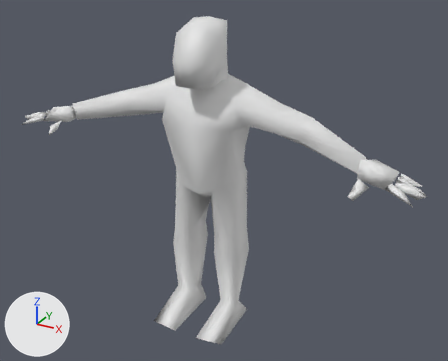
Before and after pictures for a commit that changed the FBX model Project_clone_0/Assets/_Model/Human Model.fbx.
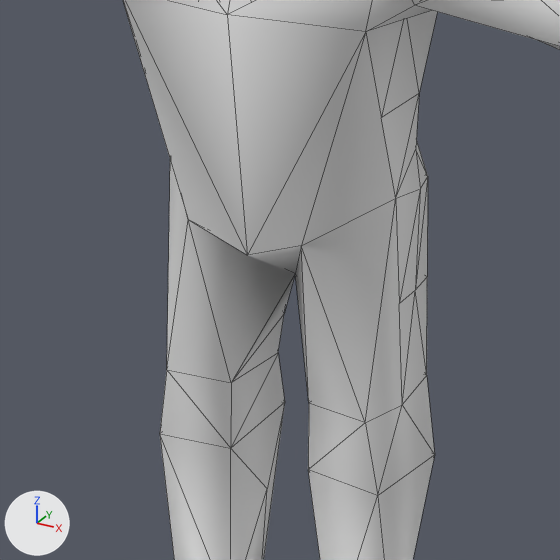
Each version is shown whole from a 50 mm lens placed at (1.213, -2.032, 1.724), pointed at (0.072, 0.044, 0.686), then close up on the part from 29% to 63% of the width and 34% to 77% of the height. The axes (+X, +Y, +Z) are drawn at lower left. The lights are the same throughout. The close-ups show mesh edges as thin lines. Where no turn or scale is listed for an object, it has been applied to the vertices.

The scene before the commit, as lines of its bpy script (objects in view):
```python
me_mesh_001 = bpy.data.meshes.new('Mesh.001')
me_mesh_001.from_pydata(...)  # 222 vertices, 353 faces; spans x -0.9..0.9, y -0.18..0.18, z 0.48..1.81
ob_dummy = bpy.data.objects.new('Dummy', me_mesh_001)
ob_dummy.location = (0.0, 0.0, -0.463)
```
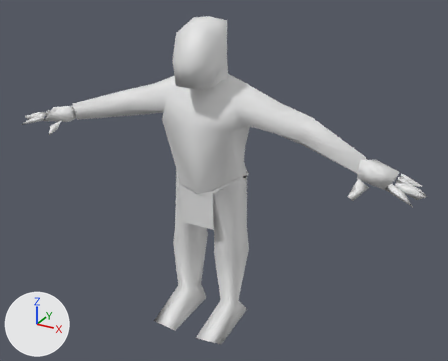
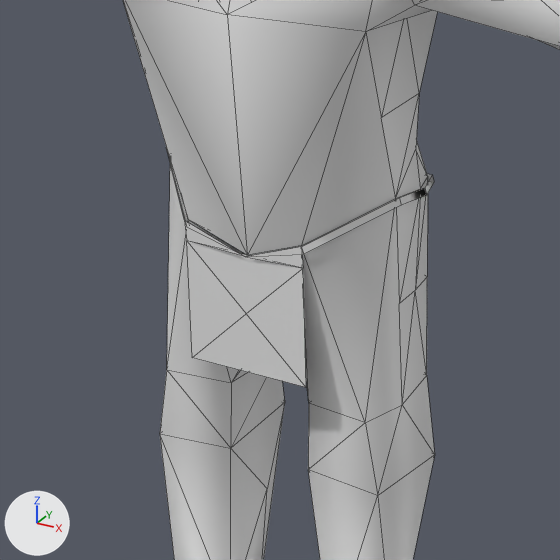
Commit message: clothing test

Where the change shows, as pixel boxes [x1, y1, x2, y2] in the close-ups (560 x 560 px):
'Clothing0', added: after [166, 147, 434, 387]

What the commit changed:
Mesh me_mesh_003 is new.
It has 24 vertices, 16 faces and spans x -0.155..0.157, y -0.057..0.169, z 0.963..1.188.
Object 'Clothing0' (ob_clothing0) is new; it shows me_mesh_003.
Its location is (0.0, 0.0, -0.463).
